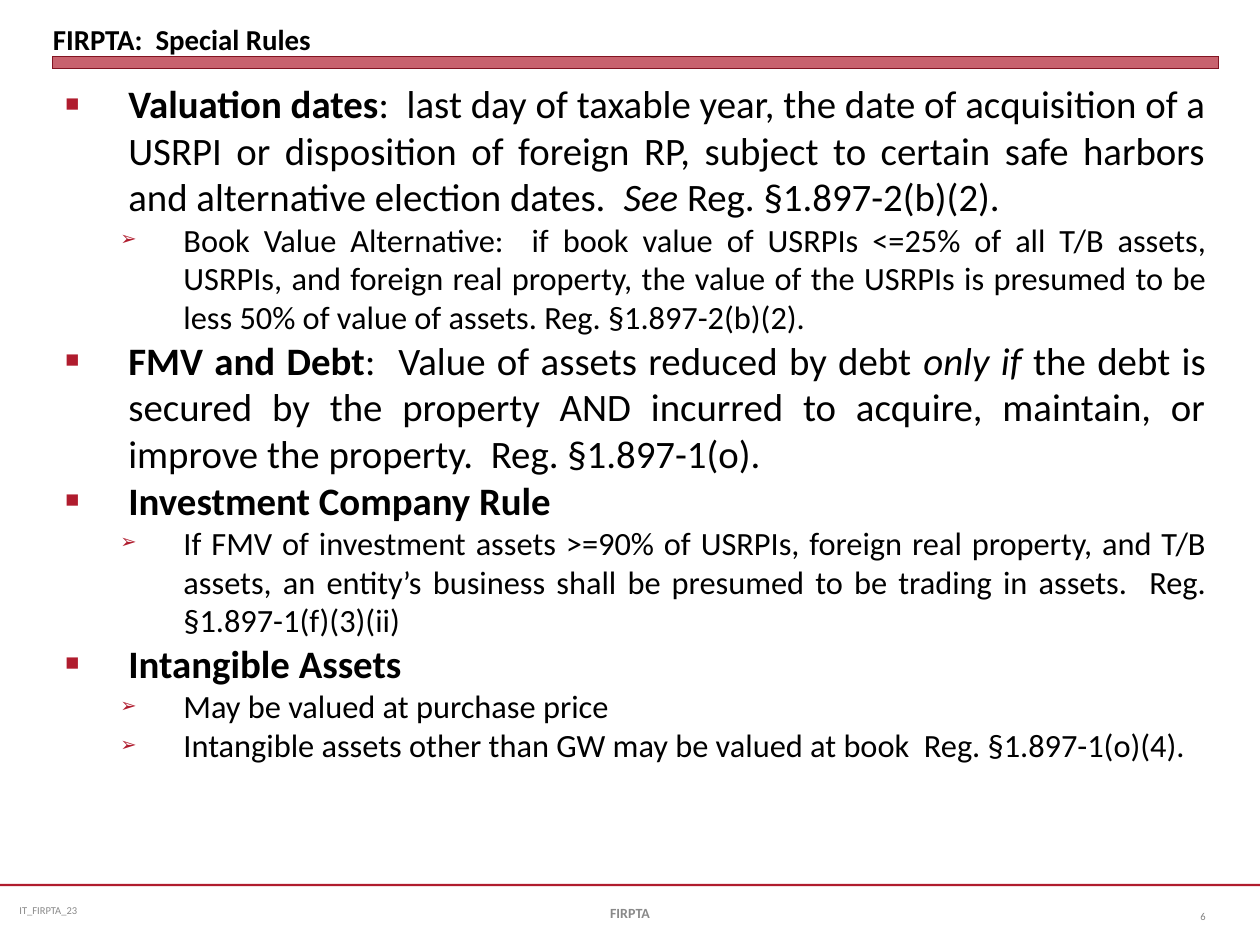
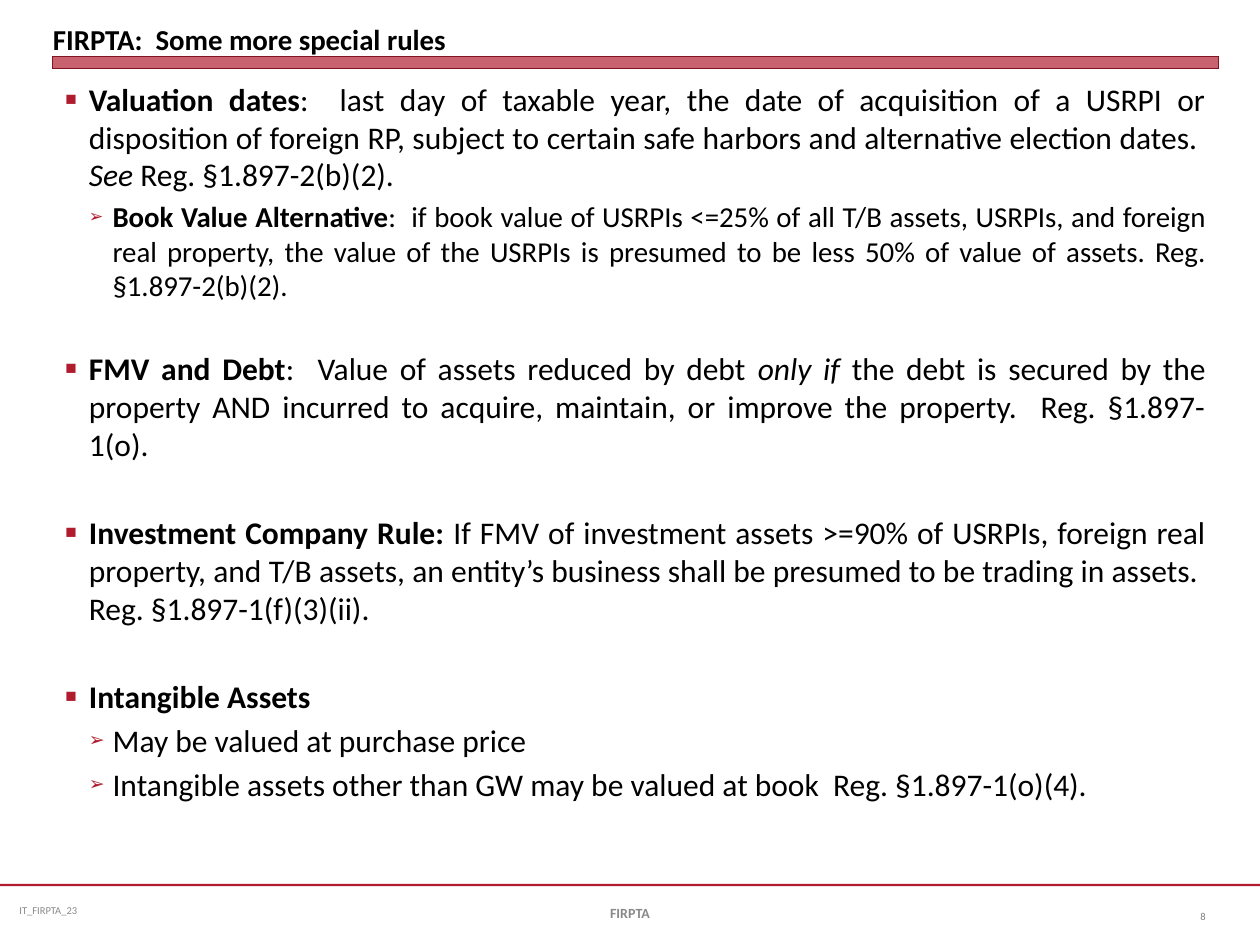
Before and after one commit to jmc877/International-Tax, a slide deck: slide 8 of slides/IT_Slides_FIRPTA_23.pptx (slide 6 before the commit). Drawn at 1260x945 pixels with LibreOffice and Linux fonts; fonts in the diff are those of the drawing. Boxes give left, top, right and bottom in pixels: in the first picture for what was removed or moved away, otherwise in the second. Text is boxed around its words. In the diff, an @@ line names an element or a change of style, - is before the commit and + after.

```diff
--- a/slides/IT_Slides_FIRPTA_23.pptx
+++ b/slides/IT_Slides_FIRPTA_23.pptx
@@ title at <box>53,29,446,57</box>: text changed @@
-FIRPTA: Special Rules
+FIRPTA: Some more special rules
@@ text at <box>89,89,1206,802</box>: size 22.2 to 18 pt in "Valuation dates: last day of taxable year, ...", "FMV and Debt: Value of assets reduced ...", "Intangible Assets"; size 18.5 to 16.5 pt in "Book Value Alternative: if book value of ..."; bold on in "Book Value Alternative:"; size 18.5 to 18 pt in "May be valued at purchase price", "Intangible assets other than GW may be ..."; indent changed; more space between paragraphs @@
@@ text at <box>89,522,1206,626</box>: text changed; size 18.5 to 18 pt @@
-■ Investment Company Rule
-  ➢ If FMV of investment assets >=90% of USRPIs, foreign real property, and T/B assets, an entity’s business shall be presumed to be trading in assets. Reg. §1.897-1(f)(3)(ii)
+■ Investment Company Rule: If FMV of investment assets >=90% of USRPIs, foreign real property, and T/B assets, an entity’s business shall be presumed to be trading in assets. Reg. §1.897-1(f)(3)(ii).
```
Also in this commit, not shown: 7 other slides changed, 3 slides added, 3 other files.
